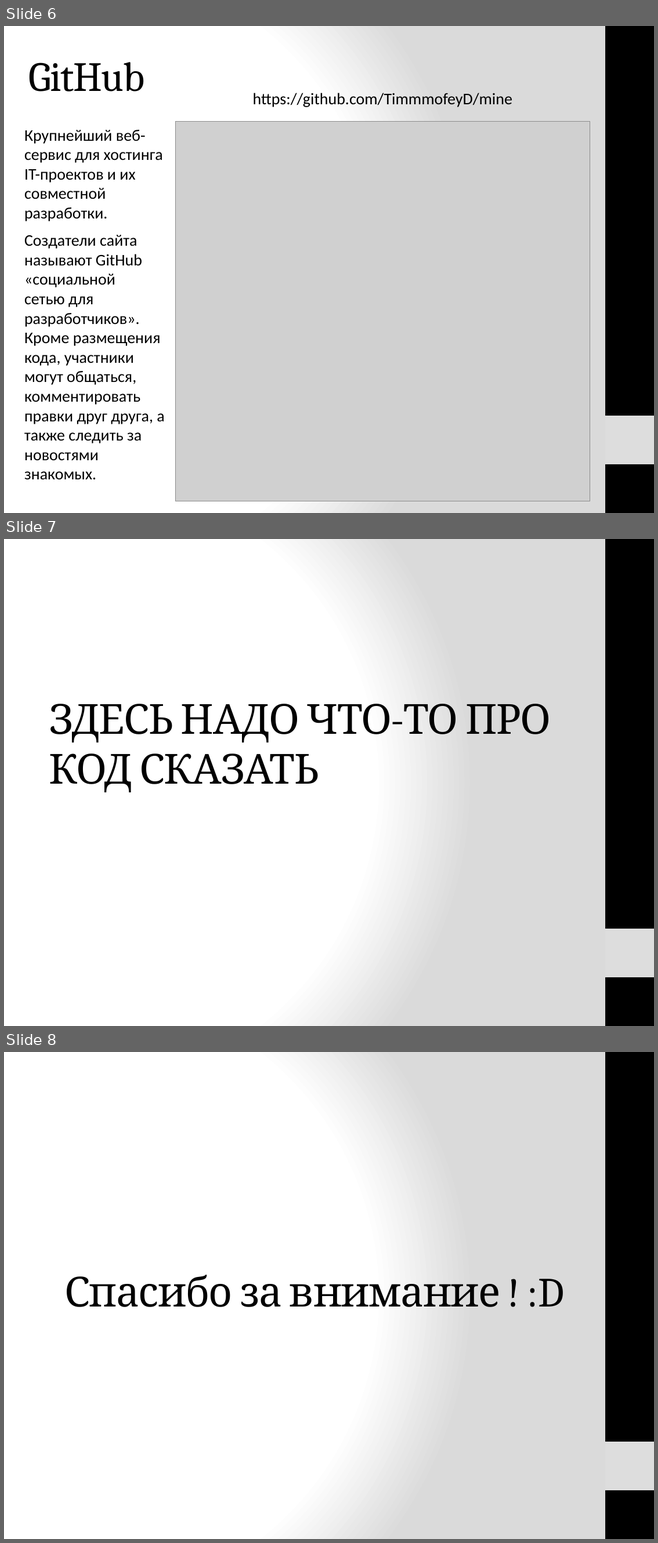
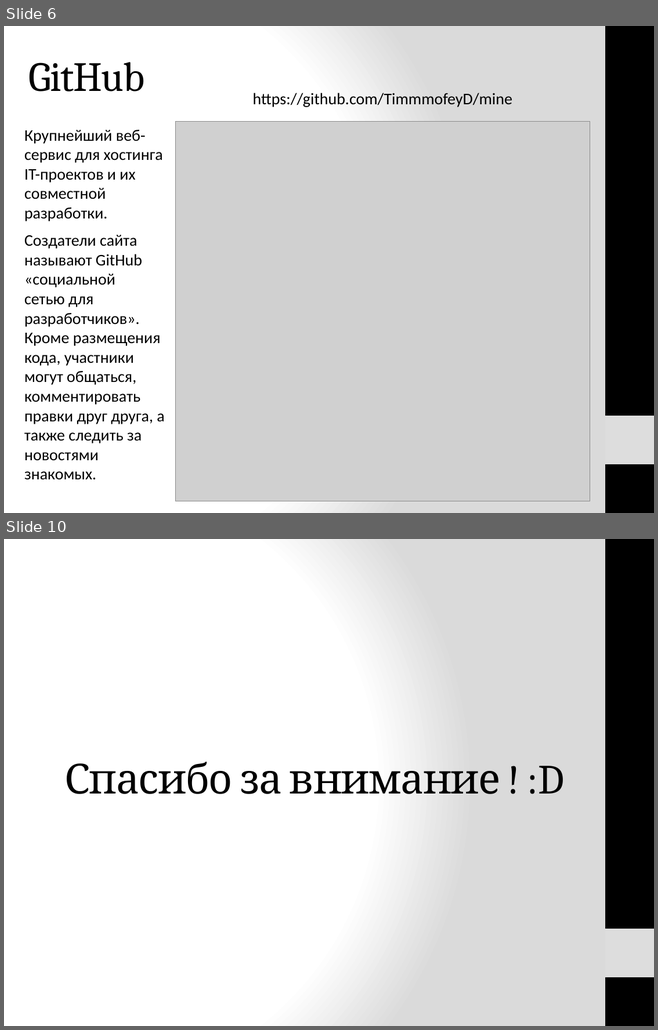
Before and after one commit to TimmmofeyD/mine, a slide deck: Presentation.pptx. Shown one above the other, each under a label of ours: slides 6, 7 and 8 before the commit, slides 6 and 10 after it; the slides between them are not shown. The pictures are 658x1543 and 658x1030 pixels, drawn with LibreOffice and Linux fonts; fonts in the diff are those of the drawing; grey boxes stand for pictures. Boxes give left, top, right and bottom in pixels: in the first picture for what was removed or moved away, otherwise in the second. Text is boxed around its words. In the diff, an @@ line names an element or a change of style, - is before the commit and + after.

```diff
--- a/Presentation.pptx
+++ b/Presentation.pptx
@@ slide 7 removed at box(4, 539, 654, 1026), background gradient #FFFFFF to #DADADA; not listed: 2 template elements that a slide beside it also shows @@
@@ title removed at box(49, 704, 551, 792) @@
-ЗДЕСЬ НАДО ЧТО-ТО ПРО КОД СКАЗАТЬ
@@ what was slide 8 is now slide 10 @@
```
Also in this commit, not shown: 3 slides added.
